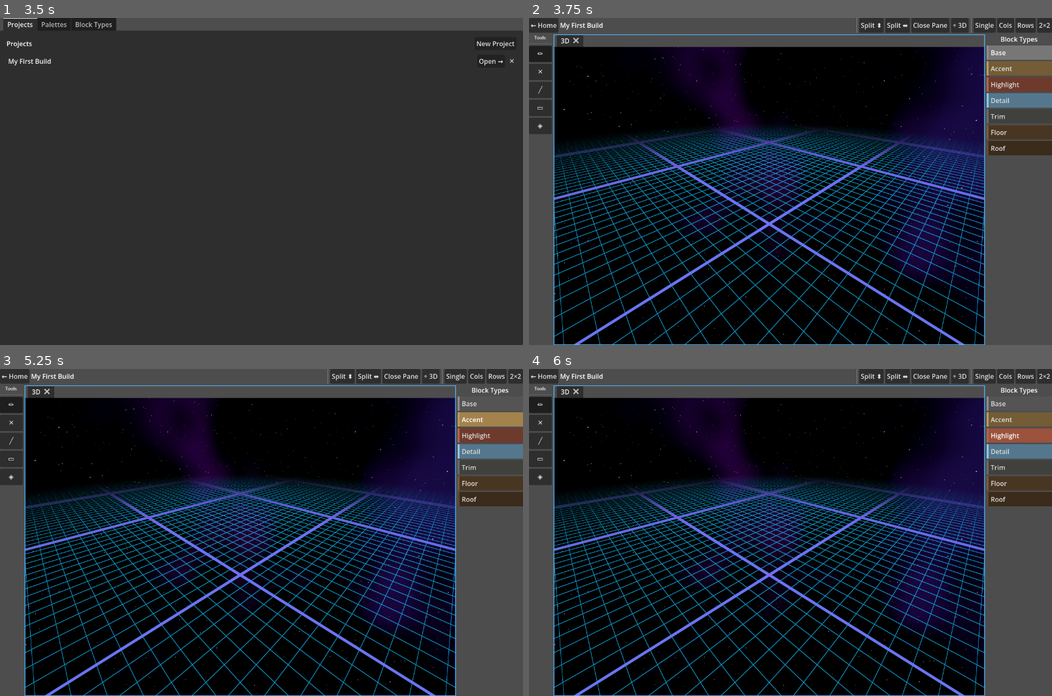
Above: before the commit, frames 1-4 (two rows, left to right).
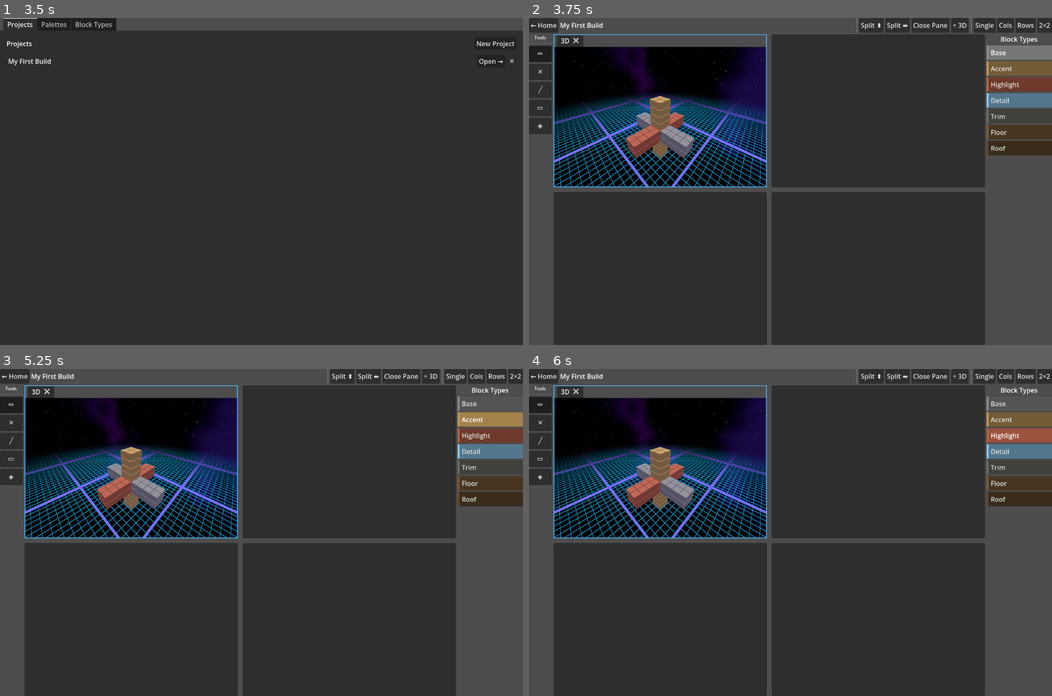
Above: after the commit, the same moments.

Repository: InfinitiesLoop/voxyl
Game: Godot game, scene res://scenes/Main.tscn
The game is run twice, just before and just after one commit, with the same random seed, the same clock (stepped at 60 frames per second) and the same inputs.
Inputs:
- Up to frame 1 (3.5 s): click "New Project" at 0.5 s; click "New Project" at 1.25 s; click "OK" at 2 s; click "My First Build" at 2.75 s
- Up to frame 2 (3.75 s): click "Open →" at 3.5 s
- Up to frame 3 (5.25 s): click "Base" at 4.25 s; click "Accent" at 5 s
- Up to frame 4 (6 s): click "Highlight" at 5.75 s

Frame 1 is identical in both runs. In frame 2, 71% of the frame differs, in the area x 4-88%, y 5-100%; in frame 3, 71%; in frame 4, 71%.

Commit message:
Fix tab drag regression; add diagnostics; 2x2 default; plus-block seed
Drop regression: MOUSE_FILTER_STOP was blocking drop events from reaching
the native TabBar handler even when PaneDropLayer returned false from
_can_drop_data. Change to MOUSE_FILTER_PASS so propagation continues to
controls below when the drop layer declines; this restores native tab-bar
rearranging while still allowing drops onto empty pane bodies.

Diagnostic prints added in PaneDropLayer._can_drop_data/_drop_data and
MultiViewShell.is_tab_drag/drop_tab/_view_from_drag/_process to trace the
full drag path. File logging enabled to res://.logs/godot.log.

Default layout is now 2x2 (GRID preset applied in MultiViewShell._ready).
Initial project data seeded with a 3D plus shape (~10x10x10): three 2-wide
orthogonal bars in Base/Accent/Highlight semantics.

Diff:
--- a/project.godot
+++ b/project.godot
@@ -24,6 +24,12 @@
 
 config_version=5
 
+[debug]
+
+file_logging/enable_file_logging=true
+file_logging/enable_file_logging.pc=true
+file_logging/log_path="res://.logs/godot.log"
+
 [display]
 
 window/size/viewport_width=1280
--- a/scripts/core/VoxelWorld.gd
+++ b/scripts/core/VoxelWorld.gd
@@ -111,6 +111,23 @@
 	_add_default_palette()
 	var project := workspace.add_project("My First Build")
 	project.palette_names.append("Default")
+	_add_default_blocks(project)
+
+func _add_default_blocks(project: VoxelProject) -> void:
+	# 3D plus: three 2-cell-wide bars along each world axis, roughly 10×10×10.
+	# Each arm uses a different semantic so the palette is immediately visible.
+	for x in range(0, 10):  # X arm
+		for y in range(4, 6):
+			for z in range(4, 6):
+				project.data.set_block(Vector3i(x, y, z), "Base")
+	for x in range(4, 6):  # Y arm (overwrites center)
+		for y in range(0, 10):
+			for z in range(4, 6):
+				project.data.set_block(Vector3i(x, y, z), "Accent")
+	for x in range(4, 6):  # Z arm (overwrites center again)
+		for y in range(4, 6):
+			for z in range(0, 10):
+				project.data.set_block(Vector3i(x, y, z), "Highlight")
 
 func _add_default_block_types() -> void:
 	var names := [
--- a/scripts/ui/MultiViewShell.gd
+++ b/scripts/ui/MultiViewShell.gd
@@ -43,6 +43,8 @@
 
 	VoxelWorld.slice_view_requested.connect(_on_slice_requested)
 	set_process(true)
+
+	apply_preset(Preset.GRID)
 
 func _notification(what: int) -> void:
 	# Fast cleanup on drag end. NOTIFICATION_DRAG_BEGIN is NOT used here because
@@ -70,13 +72,15 @@
 	elif _focus_overlay.visible:
 		_focus_overlay.visible = false
 
-	# Arm the drop layer while any drag is active. NOTIFICATION_DRAG_BEGIN only
-	# fires on the drag source, so we use gui_is_dragging() here instead.
+	# Arm the drop layer while any drag is active. MOUSE_FILTER_PASS lets it
+	# participate in drop detection without blocking the TabBar below it — if
+	# _can_drop_data returns false the event propagates to native handlers.
 	if is_inside_tree():
 		var dragging := get_viewport().gui_is_dragging()
 		if dragging != _drop_layer.visible:
+			print("[drag] gui_is_dragging changed → ", dragging)
 			_drop_layer.visible = dragging
-			_drop_layer.mouse_filter = Control.MOUSE_FILTER_STOP if dragging else Control.MOUSE_FILTER_IGNORE
+			_drop_layer.mouse_filter = Control.MOUSE_FILTER_PASS if dragging else Control.MOUSE_FILTER_IGNORE
 			if not dragging:
 				_drop_layer.hover_rect = Rect2()
 				_drop_layer.queue_redraw()
@@ -329,15 +333,20 @@
 
 func is_tab_drag(data: Variant) -> bool:
 	if not (data is Dictionary):
+		print("[drag] is_tab_drag: data is NOT a Dictionary (type=%d)" % typeof(data))
 		return false
 	var t: String = data.get("type", "")
-	return t == "tab_element" or t == "tabc_element"
+	var ok := t == "tab_element" or t == "tabc_element"
+	print("[drag] is_tab_drag: type='%s' keys=%s → %s" % [t, str(data.keys()), str(ok)])
+	return ok
 
 func drop_tab(data: Variant, global_pos: Vector2) -> void:
 	var pane := _pane_at(global_pos)
+	print("[drag] drop_tab: pane=%s pos=%s" % [str(pane), str(global_pos)])
 	if not pane:
 		return
 	var view := _view_from_drag(data)
+	print("[drag] drop_tab: view=%s view_parent=%s same_pane=%s" % [str(view), str(view.get_parent() if view else null), str(view.get_parent() == pane if view else "n/a")])
 	if not view or view.get_parent() == pane:
 		return
 	view.get_parent().remove_child(view)
@@ -345,14 +354,18 @@
 	_set_focus(pane)
 
 func _view_from_drag(data: Variant) -> Control:
-	var from_bar := get_node_or_null(data.get("from_path", NodePath()))
+	var path: NodePath = data.get("from_path", NodePath())
+	var from_bar := get_node_or_null(path)
+	print("[drag] _view_from_drag: from_path=%s from_bar=%s" % [str(path), str(from_bar)])
 	if from_bar == null:
 		return null
 	var src := from_bar.get_parent()
+	print("[drag] _view_from_drag: src=%s is_ViewPane=%s" % [str(src), str(src is ViewPane)])
 	if not (src is ViewPane):
 		return null
 	# TabBar drag uses "tab_element"; TabContainer drag uses "tabc_element".
 	var idx: int = data.get("tab_element", data.get("tabc_element", -1))
+	print("[drag] _view_from_drag: idx=%d tab_count=%d" % [idx, (src as ViewPane).get_tab_count()])
 	if idx < 0 or idx >= (src as ViewPane).get_tab_count():
 		return null
 	return (src as ViewPane).get_tab_control(idx)
--- a/scripts/ui/PaneDropLayer.gd
+++ b/scripts/ui/PaneDropLayer.gd
@@ -10,9 +10,12 @@
 var hover_rect := Rect2()
 
 func _can_drop_data(_at_position: Vector2, data: Variant) -> bool:
-	return shell != null and shell.is_tab_drag(data)
+	var ok := shell != null and shell.is_tab_drag(data)
+	print("[drop] _can_drop_data → %s  (shell=%s)" % [str(ok), str(shell != null)])
+	return ok
 
 func _drop_data(_at_position: Vector2, data: Variant) -> void:
+	print("[drop] _drop_data called  mouse=%s" % [str(get_global_mouse_position())])
 	if shell:
 		shell.drop_tab(data, get_global_mouse_position())
 
--- a/tests/ShellTest.gd
+++ b/tests/ShellTest.gd
@@ -29,7 +29,7 @@
 	add_child(shell)
 	await get_tree().process_frame
 
-	_check("starts with one pane", _panes(shell).size() == 1)
+	_check("starts with four panes (default 2×2)", _panes(shell).size() == 4)
 	_check("starts with one (3D) view", _views(shell).size() == 1)
 
 	var tb := (_panes(shell)[0] as ViewPane).get_tab_bar()
